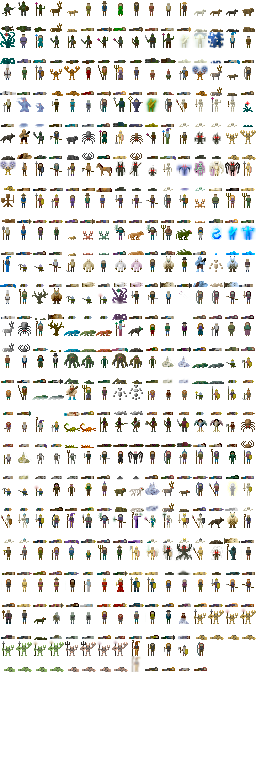
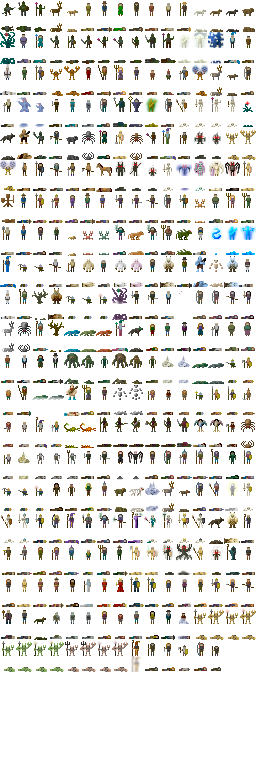
Revision of a layered w=256, h=768 image; what changed, layer by layer:
painted on "Background" over [211, 646, 221, 671]
